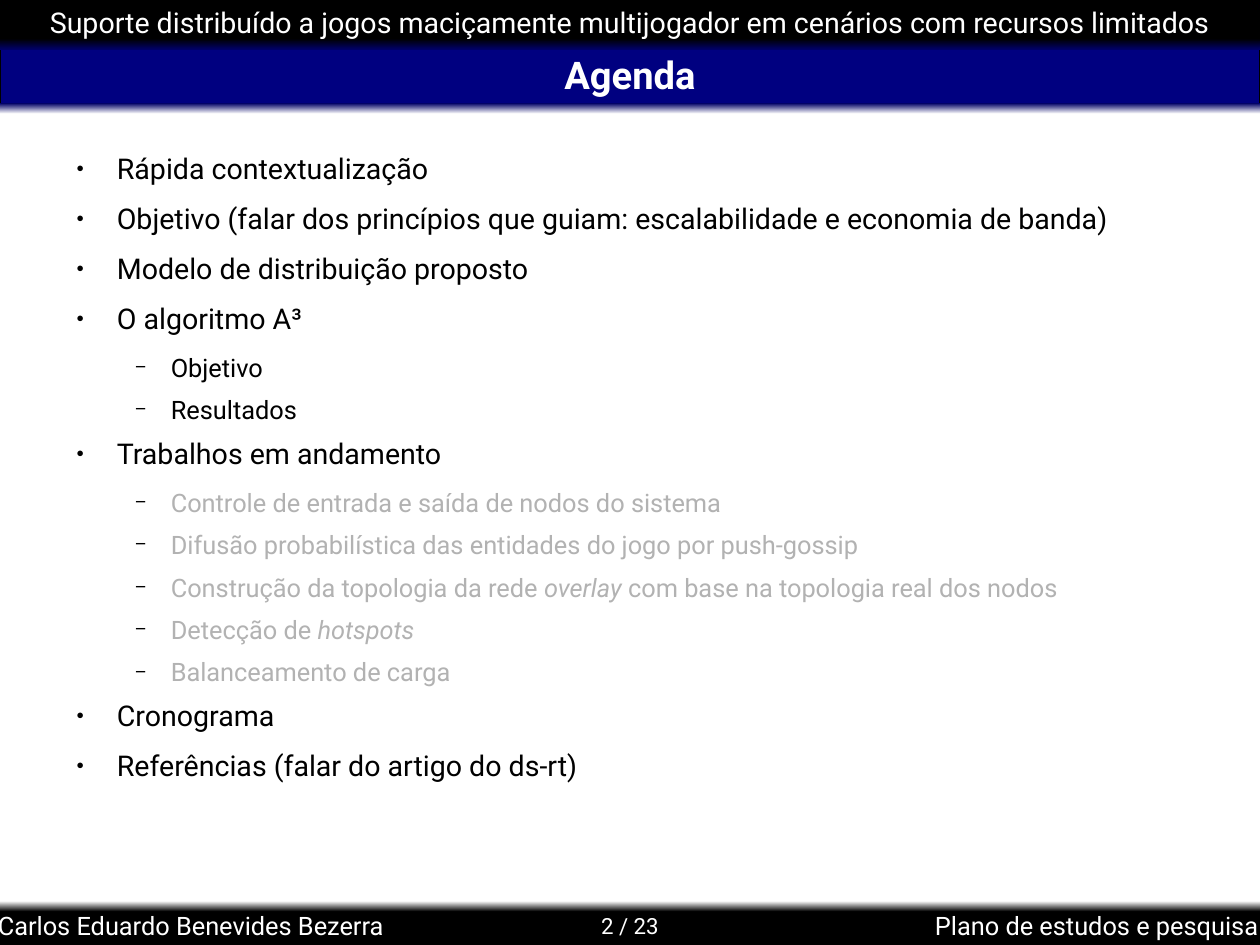
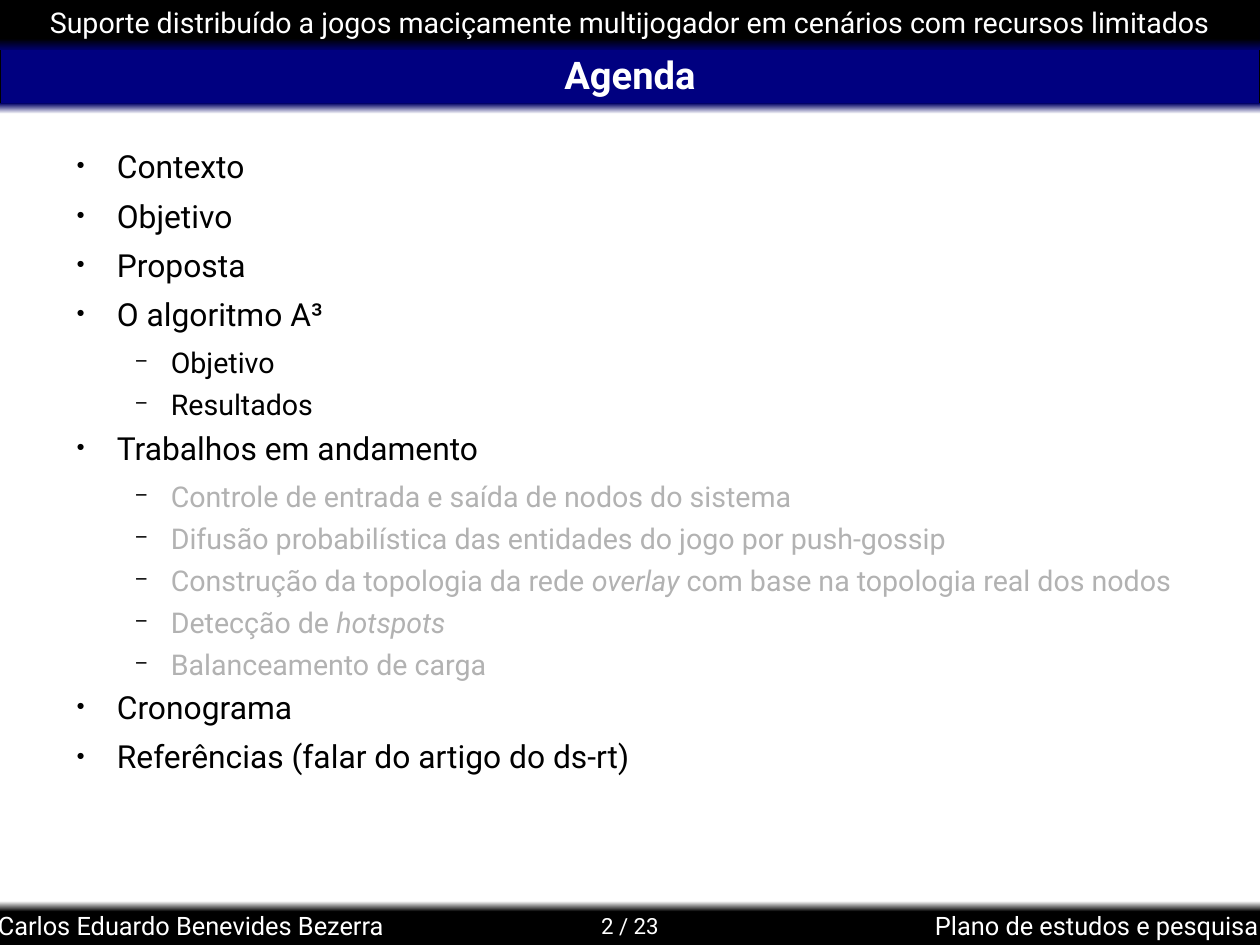
Before and after one commit to kdubezerra/kdubezerra, a slide deck: slide 2 of textos/semac/Semac_Defesa.ppt. Drawn at 1260x945 pixels with LibreOffice and Linux fonts; fonts in the diff are those of the drawing; background and template pictures are left out. Boxes give left, top, right and bottom in pixels: in the first picture for what was removed or moved away, otherwise in the second. Text is boxed around its words. In the diff, an @@ line names an element or a change of style, - is before the commit and + after.

```diff
--- a/textos/semac/Semac_Defesa.ppt
+++ b/textos/semac/Semac_Defesa.ppt
@@ text at [117, 155, 246, 284]: text changed; size 18 to 20 pt @@
-● Rápida contextualização
-● Objetivo (falar dos princípios que guiam: escalabilidade e economia de banda)
-● Modelo de distribuição proposto
+● Contexto
+● Objetivo
+● Proposta
@@ text at [117, 302, 1171, 775]: size 18 to 20 pt in "O algoritmo A³", "Trabalhos em andamento", "Cronograma", "Referências (falar do artigo do ds-rt)"; size 16 to 18 pt in "Objetivo", "Resultados", "Controle de entrada e saída de nodos ...", "Difusão probabilística das entidades do jogo por ..." and 3 more places; line spacing 0.8 to 0.7 @@
```
Also in this commit, not shown: 4 other slides changed, 1 slide added.
